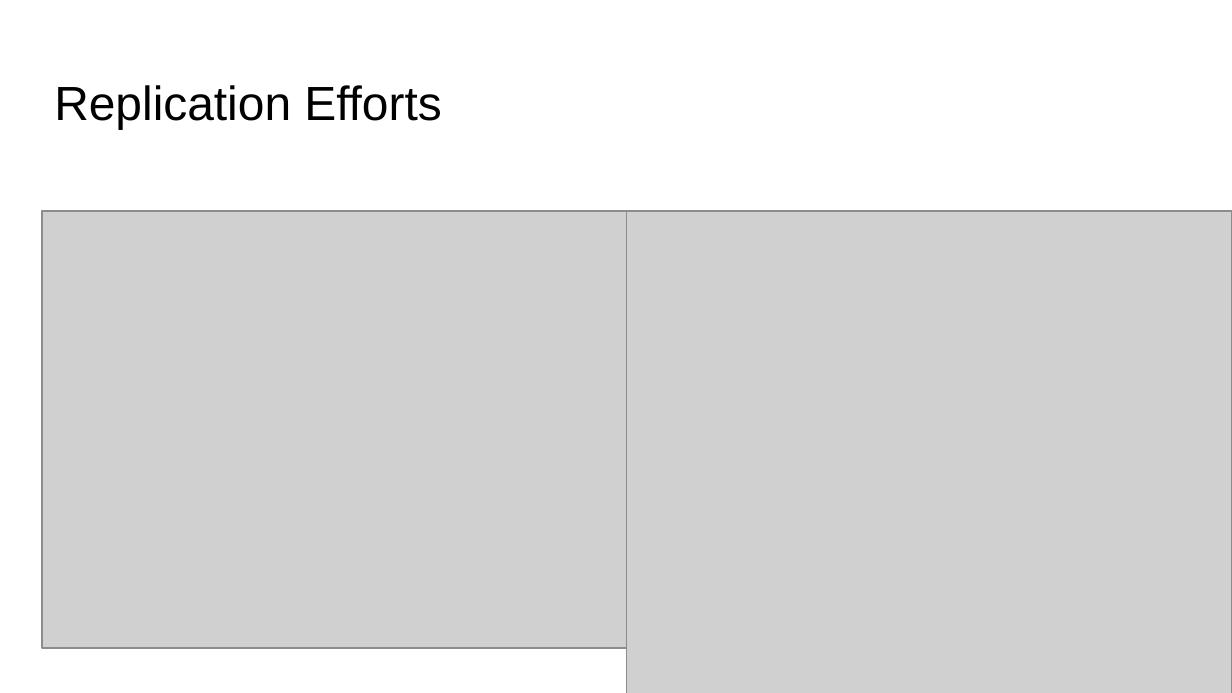
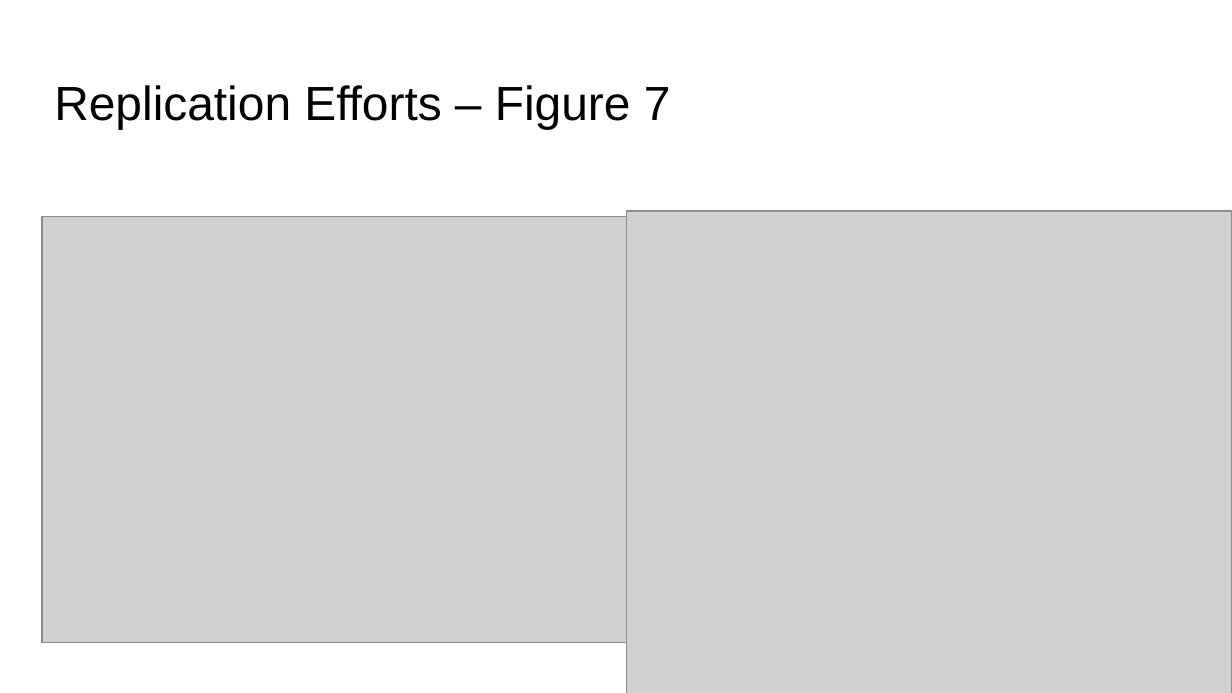
Before and after one commit to UW-MSDS-DATA-598-Reproducibility-WI20/delafuente-rhodes-solorio-srivastava-weatherly-replication-project, a slide deck: slide 8 of analysis/Presentation.pptx. Drawn at 1232x693 pixels with LibreOffice and Linux fonts; fonts in the diff are those of the drawing; grey boxes stand for pictures. Boxes give left, top, right and bottom in pixels: in the first picture for what was removed or moved away, otherwise in the second. Text is boxed around its words. In the diff, an @@ line names an element or a change of style, - is before the commit and + after.

Commit message:
Figures added to folder and final presentation update

```diff
--- a/analysis/Presentation.pptx
+++ b/analysis/Presentation.pptx
@@ title at (x1=54, y1=85, x2=671, y2=129): text changed @@
-Replication Efforts
+Replication Efforts – Figure 7
@@ picture resized from (x1=42, y1=211, x2=626, y2=648) to (x1=42, y1=217, x2=626, y2=643) @@
```
Also in this commit, not shown: 5 other slides changed, 5 other files.
